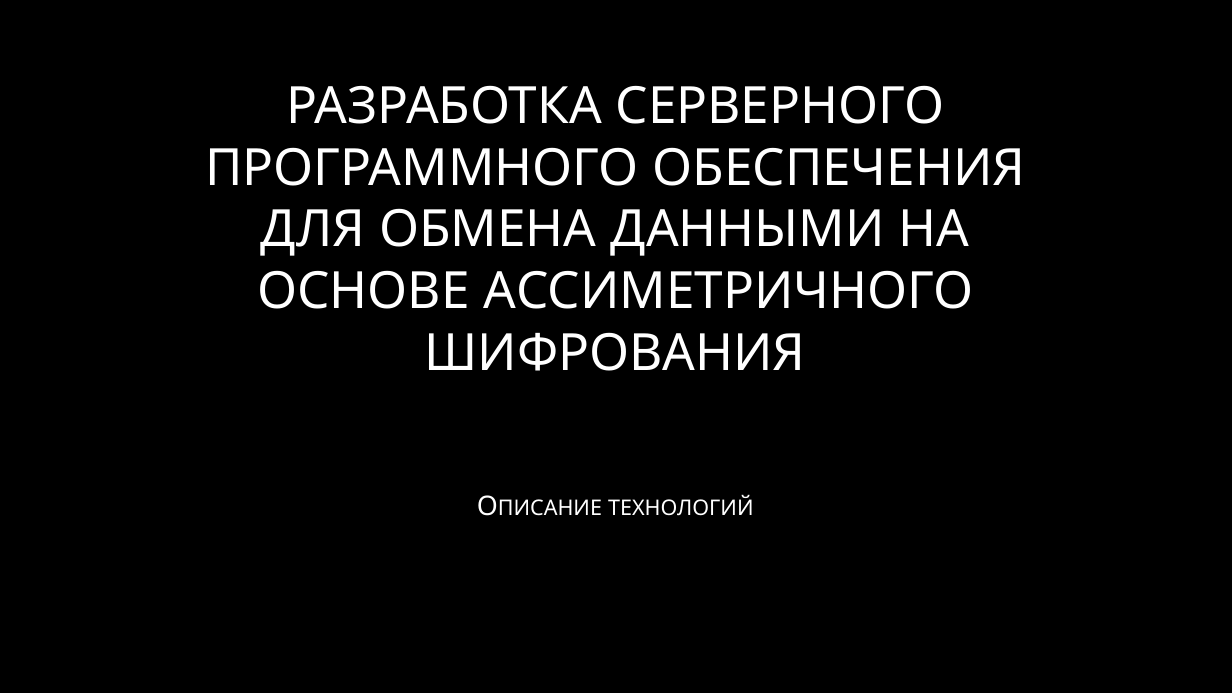
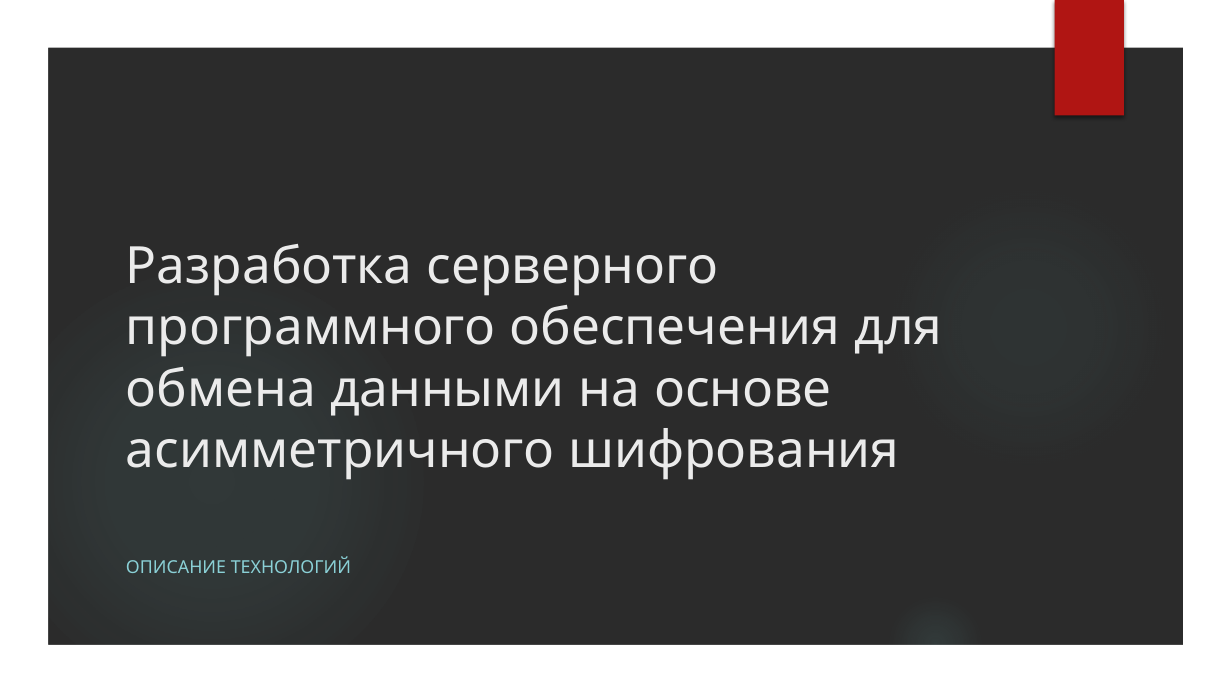
Before and after one commit to gear54rus/bank-system, a slide deck: slide 1 of docs/Demo-server.pptx. Drawn at 1232x693 pixels with LibreOffice and Linux fonts; fonts in the diff are those of the drawing; background and template pictures are left out; a plain dark background stands for a picture behind light text. Boxes give left, top, right and bottom in pixels: in the first picture for what was removed or moved away, otherwise in the second. Text is boxed around its words. In the diff, an @@ line names an element or a change of style, - is before the commit and + after.

Commit message:
Server demo reworked
- Theme changed
- Added a few pictures and schemes
- Fixed an annoying typo :|

```diff
--- a/docs/Demo-server.pptx
+++ b/docs/Demo-server.pptx
@@ group added at (0, 0, 1232, 693): 3 ellipses, 1 freeform shape @@
@@ rectangle added at (1055, 0, 1124, 116), fill #B01513 @@
@@ title at (126, 244, 942, 480): text changed; text colour gradient #FFFFFF to #A6A6A6 to #EBEBEB @@
-РАЗРАБОТКА СЕРВЕРНОГО ПРОГРАММНОГО ОБЕСПЕЧЕНИЯ ДЛЯ ОБМЕНА ДАННЫМИ НА ОСНОВЕ АССИМЕТРИЧНОГО ШИФРОВАНИЯ
+Разработка серверного программного обеспечения для обмена данными на основе асимметричного шифрования
@@ subtitle at (126, 557, 351, 573): text changed; size 21 to 13.9 pt; text colour gradient #FFFFFF to #BFBFBF to #8AD0D6 @@
-Описание технологий
+ОПИСАНИЕ ТЕХНОЛОГИЙ
```
Also in this commit, not shown: 5 other slides changed, 3 slides added, 1 slide removed.
